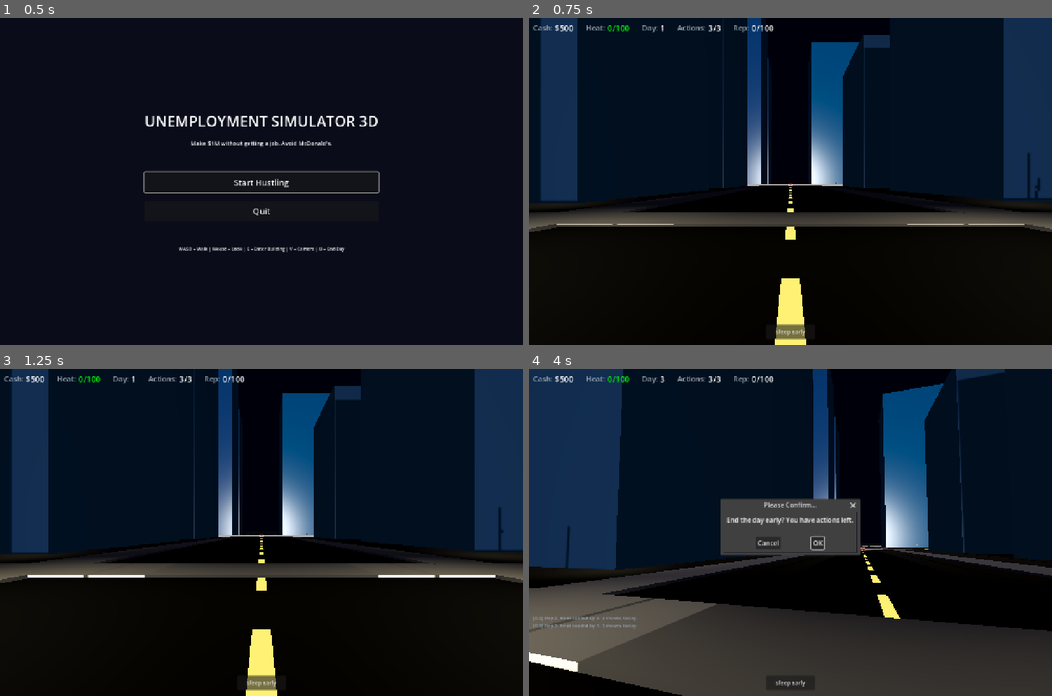
Above: before the commit, frames 1-4 (two rows, left to right).
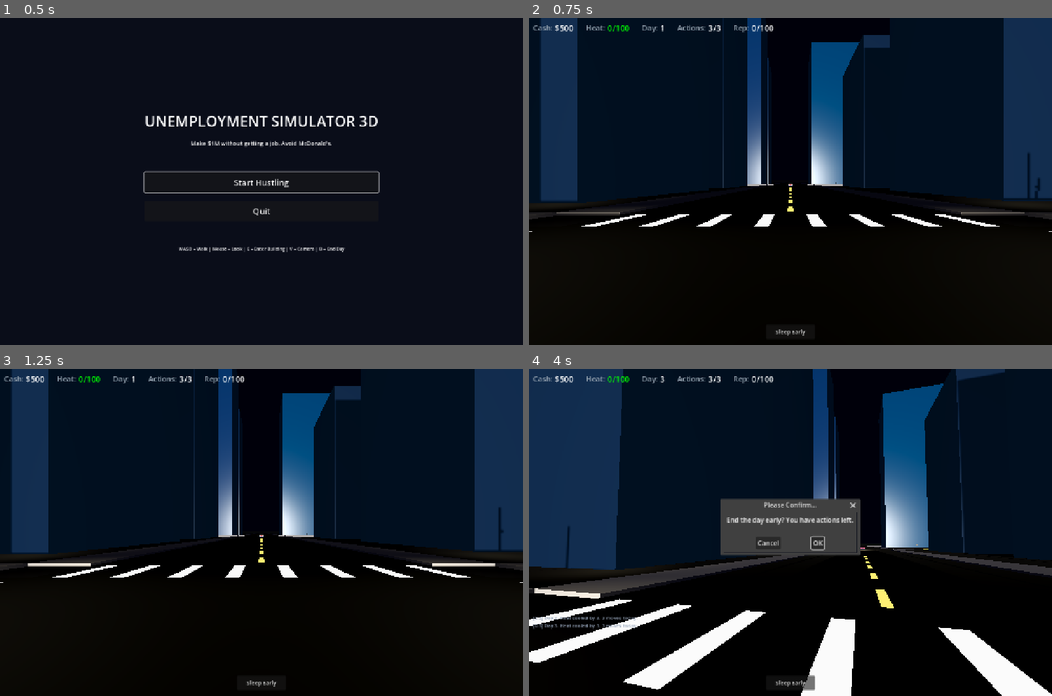
Above: after the commit, the same moments.

Repository: buttergolemcode/unemploymentsimulator
Game: Godot game, scene res://scenes/MainMenu.tscn
The game is run twice, just before and just after one commit, with the same random seed, the same clock (stepped at 60 frames per second) and the same inputs.
Inputs (mouse positions are in pixels of both pictures, inside the frame that each line leads up to):
- Up to frame 1 (0.5 s): no input
- Up to frame 2 (0.75 s): click "Start Hustling" at 0.5 s
- Up to frame 3 (1.25 s): no input
- Up to frame 4 (4 s): click "Sleep Early" at 1.25 s; click "OK" at 2 s; tap Enter at 2.75 s; move the mouse to (816, 532) at 2.77 s; hold W from 2.78 s (still down); tap V at 2.85 s; click (816, 532) at 2.92 s; tap Space at 3.02, 3.77 s; move the mouse to (764, 532) at 3.52 s; tap E at 3.6 s

Frame 1 is identical in both runs. In frame 2, 5.3% of the frame differs, in the area x 0-100%, y 50-100%; in frame 3, 5.4%; in frame 4, 25%, in the area x 0-100%, y 54-100%.

Commit message:
Map polish: clear park boundary, broken sidewalks at intersections + crosswalks
User feedback: 'Innerhalb der Stadt muss der Park noch klar vom rest
getrennt werden. Außerdem muss bei den kreuzungen der großen straßen
noch gefixt werden, dass der sidewalk nicht über die kreuzung geht
sondern dort abknickt und bspw ein fußgängerüberweg streifen ist.'

1. PARK CLEAR BOUNDARY (like building block):
- Added raised concrete curb (0.2m high, 0.3m wide) around all 4 sides of park
- Curb material: gray concrete (same as sidewalk)
- Now visually distinct: sidewalk > curb > grass > trees
- Trees placed with 4m margin from curb (no clipping)
- Added '🌳 PARK' Label3D floating above center

2. SIDEWALKS BROKEN AT INTERSECTIONS:
- Old: Each sidewalk was a single BoxMesh running the full 800m length,
  cutting THROUGH every intersection (looked wrong, blocked cars visually)
- New: Sidewalks built in SEGMENTS between intersections
  - At each cross-street position, sidewalk is interrupted
  - Gap = ROAD_HALF_WIDTH + SIDEWALK_WIDTH on each side of cross street
  - 6 segments per street side (between 7 cross streets)
- _make_sidewalk_segment() helper draws one segment at given start/length

3. CROSSWALKS (Fußgängerüberwege) at every intersection:
- New _build_crosswalks() function draws zebra stripes at all 49 intersections
- 4 crosswalks per intersection (N/S/E/W legs)
- Each crosswalk: 8 white stripes, 0.5m wide, perpendicular to traffic
- Stripes are unshaded white (visible at night)
- Position: just outside intersection, where sidewalk would have continued

4. LANE MARKINGS BROKEN AT INTERSECTIONS:
- Yellow center dashes now also skip intersection gaps
- Consistent with sidewalk breaks

Result: Clean NYC-style intersections with:
- Sidewalks that turn 90° at corners (visual gap, crosswalk fills it)
- No sidewalk running through intersection
- Zebra crosswalks at every intersection for pedestrians
- Lane markings only on street segments (not in intersections)

Diff:
--- a/godot/scripts/WorldBuilder.gd
+++ b/godot/scripts/WorldBuilder.gd
@@ -339,16 +339,19 @@
 
 static func _build_roads(parent: Node3D) -> void:
 	# Streets at every position in STREET_GRID (every 100m)
-	# Each street has: asphalt + 2 raised sidewalks + lane markings
+	# Each street has: asphalt + 2 raised sidewalks (broken at intersections)
+	# + lane markings + crosswalks at intersections
 	for pos in STREET_GRID:
 		# East-West street (along x-axis, at z=pos)
 		_make_street(parent, "x", pos)
 		# North-South street (along z-axis, at x=pos)
 		_make_street(parent, "z", pos)
+	# Add crosswalks at every intersection
+	_build_crosswalks(parent)
 
 static func _make_street(parent: Node3D, axis: String, pos: float) -> void:
 	var length = 800.0  # spans entire city
-	# === ASPHALT (street surface) ===
+	# === ASPHALT (street surface, full length — runs through intersections) ===
 	var asphalt = MeshInstance3D.new()
 	var a_mesh = BoxMesh.new()
 	if axis == "x":
@@ -364,42 +367,118 @@
 	asphalt.material_override = amat
 	parent.add_child(asphalt)
 
-	# === SIDEWALKS (raised, on both sides) ===
+	# === SIDEWALKS (raised, on both sides, BROKEN at intersections) ===
+	# At each cross-street position, the sidewalk is interrupted so it doesn't
+	# run through the intersection. The gap is filled by a crosswalk (zebra).
 	for side in [-1, 1]:
-		var sidewalk = MeshInstance3D.new()
+		# Build sidewalk in segments between intersections
+		var prev_pos = -length / 2
+		for cross_pos in STREET_GRID:
+			# Segment from prev_pos to (cross_pos - ROAD_HALF_WIDTH - SIDEWALK_WIDTH)
+			var seg_end = cross_pos - ROAD_HALF_WIDTH - SIDEWALK_WIDTH
+			var seg_start = prev_pos
+			var seg_len = seg_end - seg_start
+			if seg_len > 1:
+				_make_sidewalk_segment(parent, axis, pos, side, seg_start, seg_len)
+			# Update prev_pos to skip the intersection gap
+			prev_pos = cross_pos + ROAD_HALF_WIDTH + SIDEWALK_WIDTH
+		# Last segment after final cross street
+		var seg_start = prev_pos
+		var seg_len = (length / 2) - seg_start
+		if seg_len > 1:
+			_make_sidewalk_segment(parent, axis, pos, side, seg_start, seg_len)
+
+	# === LANE MARKINGS (dashed yellow center line, BROKEN at intersections) ===
+	var dash_spacing = 5.0
+	for cross_idx in range(STREET_GRID.size()):
+		var cross_start = -length / 2 if cross_idx == 0 else STREET_GRID[cross_idx - 1] + ROAD_HALF_WIDTH + 1
+		var cross_end = STREET_GRID[cross_idx] - ROAD_HALF_WIDTH - 1
+		if cross_idx == STREET_GRID.size() - 1:
+			cross_end = length / 2
+		else:
+			# Will continue in next iteration
+			pass
+		# Draw dashes from cross_start to cross_end
+		var seg_len = cross_end - cross_start
+		if seg_len > 1:
+			var count = int(seg_len / dash_spacing)
+			for i in count:
+				var t = cross_start + (i + 0.5) * dash_spacing
+				if t > cross_end:
+					break
+				_make_dash(parent, axis, pos, t)
+
+static func _make_sidewalk_segment(parent: Node3D, axis: String, pos: float,
+		side: int, seg_start: float, seg_len: float) -> void:
+	# Center of segment along the street direction
+	var seg_center = seg_start + seg_len / 2
+	var sidewalk = MeshInstance3D.new()
+	var s_mesh = BoxMesh.new()
+	if axis == "x":
+		s_mesh.size = Vector3(seg_len, SIDEWALK_HEIGHT, SIDEWALK_WIDTH)
+		sidewalk.position = Vector3(seg_center, SIDEWALK_HEIGHT / 2, pos + side * (ROAD_HALF_WIDTH + SIDEWALK_WIDTH / 2))
+	else:
+		s_mesh.size = Vector3(SIDEWALK_WIDTH, SIDEWALK_HEIGHT, seg_len)
+		sidewalk.position = Vector3(pos + side * (ROAD_HALF_WIDTH + SIDEWALK_WIDTH / 2), SIDEWALK_HEIGHT / 2, seg_center)
+	sidewalk.mesh = s_mesh
+	var smat = StandardMaterial3D.new()
+	smat.albedo_color = Color(0.55, 0.55, 0.55)  # light gray NYC concrete
+	smat.roughness = 0.9
+	sidewalk.material_override = smat
+	parent.add_child(sidewalk)
+
+static func _make_dash(parent: Node3D, axis: String, pos: float, t: float) -> void:
+	var dash = MeshInstance3D.new()
+	var d_mesh = BoxMesh.new()
+	if axis == "x":
+		d_mesh.size = Vector3(2.5, 0.01, 0.3)
+		dash.position = Vector3(t, 0.04, pos)
+	else:
+		d_mesh.size = Vector3(0.3, 0.01, 2.5)
+		dash.position = Vector3(pos, 0.04, t)
+	dash.mesh = d_mesh
+	var dmat = StandardMaterial3D.new()
+	dmat.albedo_color = Color(0.95, 0.85, 0.2)
+	dmat.shading_mode = BaseMaterial3D.SHADING_MODE_UNSHADED
+	dash.material_override = dmat
+	parent.add_child(dash)
+
+static func _build_crosswalks(parent: Node3D) -> void:
+	# At each intersection (cross of two streets), draw 4 crosswalks
+	# (zebra stripes) across each street leg
+	for x_pos in STREET_GRID:
+		for z_pos in STREET_GRID:
+			# Intersection at (x_pos, z_pos)
+			# 4 crosswalks: north, south, east, west legs
+			# Each crosswalk spans ROAD_HALF_WIDTH*2 wide and ~3m deep
+			_make_crosswalk(parent, x_pos, z_pos - ROAD_HALF_WIDTH - 1.5, "x")  # north leg
+			_make_crosswalk(parent, x_pos, z_pos + ROAD_HALF_WIDTH + 1.5, "x")  # south leg
+			_make_crosswalk(parent, x_pos - ROAD_HALF_WIDTH - 1.5, z_pos, "z")  # west leg
+			_make_crosswalk(parent, x_pos + ROAD_HALF_WIDTH + 1.5, z_pos, "z")  # east leg
+
+static func _make_crosswalk(parent: Node3D, x: float, z: float, axis: String) -> void:
+	# Zebra stripes: white bars across the street
+	var stripe_width = 0.5
+	var stripe_count = 8
+	var stripe_spacing = (ROAD_HALF_WIDTH * 2) / stripe_count
+	for i in range(stripe_count):
+		var offset = (i - (stripe_count - 1) / 2.0) * stripe_spacing
+		var stripe = MeshInstance3D.new()
 		var s_mesh = BoxMesh.new()
 		if axis == "x":
-			s_mesh.size = Vector3(length, SIDEWALK_HEIGHT, SIDEWALK_WIDTH)
-			sidewalk.position = Vector3(0, SIDEWALK_HEIGHT / 2, pos + side * (ROAD_HALF_WIDTH + SIDEWALK_WIDTH / 2))
+			# Crosswalk runs east-west, stripes are perpendicular (along z)
+			s_mesh.size = Vector3(stripe_width, 0.01, 3)
+			stripe.position = Vector3(x + offset, 0.04, z)
 		else:
-			s_mesh.size = Vector3(SIDEWALK_WIDTH, SIDEWALK_HEIGHT, length)
-			sidewalk.position = Vector3(pos + side * (ROAD_HALF_WIDTH + SIDEWALK_WIDTH / 2), SIDEWALK_HEIGHT / 2, 0)
-		sidewalk.mesh = s_mesh
+			# Crosswalk runs north-south, stripes are perpendicular (along x)
+			s_mesh.size = Vector3(3, 0.01, stripe_width)
+			stripe.position = Vector3(x, 0.04, z + offset)
+		stripe.mesh = s_mesh
 		var smat = StandardMaterial3D.new()
-		smat.albedo_color = Color(0.55, 0.55, 0.55)  # light gray sidewalk (NYC concrete)
-		smat.roughness = 0.9
-		sidewalk.material_override = smat
-		parent.add_child(sidewalk)
-
-	# === LANE MARKINGS (dashed yellow center line) ===
-	var dash_spacing = 5.0
-	var count = int(length / dash_spacing)
-	for i in count:
-		var t = (i - (count - 1) / 2.0) * dash_spacing
-		var dash = MeshInstance3D.new()
-		var d_mesh = BoxMesh.new()
-		if axis == "x":
-			d_mesh.size = Vector3(2.5, 0.01, 0.3)
-			dash.position = Vector3(t, 0.04, pos)
-		else:
-			d_mesh.size = Vector3(0.3, 0.01, 2.5)
-			dash.position = Vector3(pos, 0.04, t)
-		dash.mesh = d_mesh
-		var dmat = StandardMaterial3D.new()
-		dmat.albedo_color = Color(0.95, 0.85, 0.2)
-		dmat.shading_mode = BaseMaterial3D.SHADING_MODE_UNSHADED
-		dash.material_override = dmat
-		parent.add_child(dash)
+		smat.albedo_color = Color(0.95, 0.95, 0.95)  # white
+		smat.shading_mode = BaseMaterial3D.SHADING_MODE_UNSHADED
+		stripe.material_override = smat
+		parent.add_child(stripe)
 
 # ============================================================
 # Scheme buildings (8 thematic spots)
@@ -809,20 +888,60 @@
 	_gas_station(parent, 200, 200)
 
 static func _park(parent: Node3D, x: float, z: float, w: float, d: float) -> void:
+	# Park with clear boundary (sidewalk-style border) like a building block
+	# Grass surface (slightly raised like sidewalk)
 	var grass = MeshInstance3D.new()
 	var g_mesh = BoxMesh.new()
 	g_mesh.size = Vector3(w, 0.1, d)
 	grass.mesh = g_mesh
 	grass.position = Vector3(x, 0.05, z)
 	var gmat = StandardMaterial3D.new()
-	gmat.albedo_color = Color(0.18, 0.35, 0.15)
+	gmat.albedo_color = Color(0.18, 0.35, 0.15)  # green grass
 	gmat.roughness = 1.0
 	grass.material_override = gmat
 	parent.add_child(grass)
+	# Border curb (raised edge around the park, like sidewalk edge)
+	var curb_height = 0.2
+	var curb_width = 0.3
+	var curb_mat = StandardMaterial3D.new()
+	curb_mat.albedo_color = Color(0.5, 0.5, 0.5)  # gray concrete curb
+	curb_mat.roughness = 0.9
+	# 4 curbs (N, S, E, W edges of park)
+	for side in ["N", "S", "E", "W"]:
+		var curb = MeshInstance3D.new()
+		var c_mesh = BoxMesh.new()
+		match side:
+			"N":  # north edge (z = z - d/2)
+				c_mesh.size = Vector3(w, curb_height, curb_width)
+				curb.position = Vector3(x, curb_height / 2, z - d / 2)
+			"S":  # south edge (z = z + d/2)
+				c_mesh.size = Vector3(w, curb_height, curb_width)
+				curb.position = Vector3(x, curb_height / 2, z + d / 2)
+			"E":  # east edge (x = x + w/2)
+				c_mesh.size = Vector3(curb_width, curb_height, d)
+				curb.position = Vector3(x + w / 2, curb_height / 2, z)
+			"W":  # west edge (x = x - w/2)
+				c_mesh.size = Vector3(curb_width, curb_height, d)
+				curb.position = Vector3(x - w / 2, curb_height / 2, z)
+		curb.mesh = c_mesh
+		curb.material_override = curb_mat
+		parent.add_child(curb)
+	# Trees scattered inside park (with margin from curb)
+	var margin = 4.0
 	for i in range(8):
-		var tx = x + (randf() - 0.5) * w * 0.8
-		var tz = z + (randf() - 0.5) * d * 0.8
+		var tx = x + (randf() - 0.5) * (w - margin * 2)
+		var tz = z + (randf() - 0.5) * (d - margin * 2)
 		_make_tree(parent, tx, tz, 0.8 + randf() * 0.5)
+	# Park label
+	var label = Label3D.new()
+	label.text = "🌳 PARK"
+	label.position = Vector3(x, 2, z)
+	label.font_size = 36
+	label.outline_size = 6
+	label.outline_modulate = Color.BLACK
+	label.billboard = BaseMaterial3D.BILLBOARD_ENABLED
+	label.no_depth_test = true
+	parent.add_child(label)
 
 static func _skyscraper(parent: Node3D, x: float, z: float, w: float, h: float, color: String) -> void:
 	var mesh = MeshInstance3D.new()
